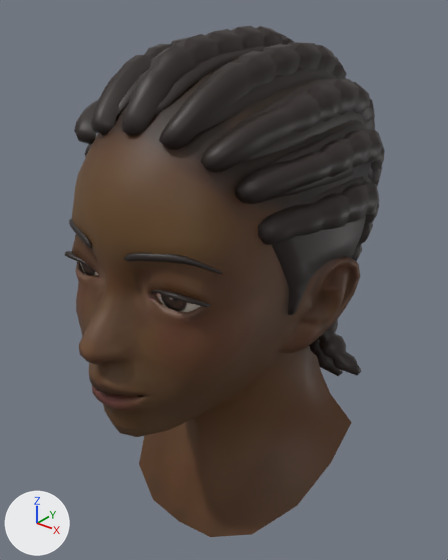
The FBX model ClassRoomVR/Assets/Resources/Students/Ninho/Student/Ropa&Cuerpo/AfroGirlHead.fbx, before and after one commit.
The view is the same before and after, from a camera (50 mm lens) standing at (0.209, -0.258, 1.513) and looking at (-0.001, 0.005, 1.35). The axes (+X, +Y, +Z) are drawn at lower left. The lights are the same throughout. The first picture is the older version. Where no turn or scale is listed for an object, it has been applied to the vertices.

Objects in the first picture: 'SK_NinhoAfro.001', 'huitugou_5036_193'.
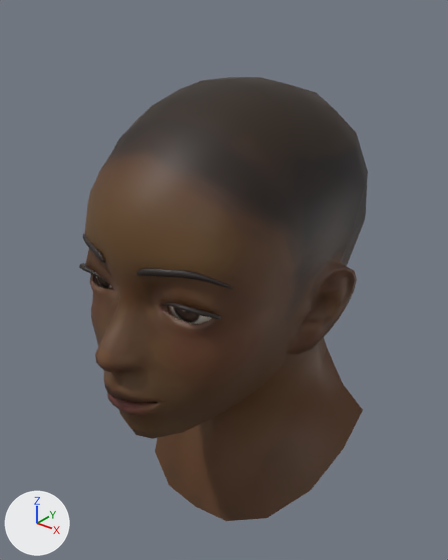
Boxes [x1, y1, x2, y2] around the edits, measured in the pictures (448 x 560 px; the box of a moved part takes in the faces that stretch with it):
```json
{"object": "SK_NinhoAfro.001", "change": "reshaped, moved", "before": [64, 55, 371, 537], "after": [79, 77, 368, 521], "on screen": "8% shorter"}
{"object": "huitugou_5036_193", "change": "deleted", "before": [74, 26, 385, 376], "on screen": "black"}
{"part": 1, "of": "me_mesh_024", "change": "moved or reshaped", "before": [124, 253, 224, 274], "after": [137, 268, 234, 289]}
{"part": 2, "of": "me_mesh_024", "change": "moved or reshaped", "before": [69, 218, 92, 248], "after": [83, 233, 105, 263]}
{"part": 3, "of": "me_mesh_024", "change": "moved or reshaped", "before": [151, 289, 210, 307], "after": [162, 302, 221, 319]}
{"part": 4, "of": "me_mesh_024", "change": "moved or reshaped", "before": [64, 251, 96, 272], "after": [79, 263, 110, 285]}
{"part": 5, "of": "me_mesh_024", "change": "moved or reshaped", "before": [80, 263, 98, 276], "after": [96, 277, 112, 288], "on screen": "mostly hidden"}
{"part": 6, "of": "me_mesh_024", "change": "moved or reshaped", "before": [156, 293, 200, 312], "after": [167, 306, 212, 324]}
{"part": 7, "of": "me_mesh_024", "change": "moved or reshaped", "before": [72, 55, 371, 537], "after": [85, 77, 368, 521]}
```

Scene script edits in JSON lines:
```json
{"block": "me_mesh_024", "where": "# used by ob_sk_ninhoafro_001; location = (0.0, -0.0509, 1.3431)"}
{"op": "remove", "block": "me_mesh_024", "code": "me_mesh_024.from_pydata(...)  # 3411 vertices, 3108 faces; spans x -0.074..0.074, y -0.053..0.147, z -0.15..0.138"}
{"op": "add", "block": "me_mesh_024", "code": "me_mesh_024.from_pydata(...)  # 3411 vertices, 3108 faces; spans x -0.072..0.072, y -0.095..0.101, z 1.194..1.465"}
{"block": "me_mesh_024", "change": "me_mesh_024 part 1: the loose piece of 74 vertices spanning x 0.011..0.05, y -0.034..-0.009, z 0.05..0.061 is moved by (0.0, -0.044, 1.333)"}
{"block": "me_mesh_024", "change": "me_mesh_024 part 2: the loose piece of 74 vertices spanning x -0.05..-0.011, y -0.034..-0.009, z 0.05..0.061 is moved by (0.0, -0.044, 1.333)"}
{"block": "me_mesh_024", "change": "me_mesh_024 part 3: the loose piece of 78 vertices spanning x 0.019..0.047, y -0.03..-0.015, z 0.035..0.044 is moved by (0.0, -0.043, 1.333)"}
{"block": "me_mesh_024", "change": "me_mesh_024 part 4: the loose piece of 78 vertices spanning x -0.047..-0.018, y -0.03..-0.015, z 0.035..0.044 is moved by (0.0, -0.043, 1.333)"}
{"block": "me_mesh_024", "change": "me_mesh_024 part 5: the loose piece of 161 vertices spanning x -0.05..-0.005, y -0.023..0.004, z 0.014..0.059 is multiplied about its middle by the matrix ((0.987, 0.005, -0.002), (-0.005, 0.987, -0.027), (0.002, 0.027, 0.987)), then moved by (0.0, -0.042, 1.333)"}
{"block": "me_mesh_024", "change": "me_mesh_024 part 6: the loose piece of 161 vertices spanning x 0.005..0.05, y -0.023..0.004, z 0.014..0.059 is multiplied about its middle by the matrix ((0.987, -0.005, 0.002), (0.005, 0.987, -0.027), (-0.002, 0.027, 0.987)), then moved by (0.0, -0.042, 1.333)"}
{"block": "me_mesh_024", "change": "me_mesh_024 part 7: 1817 of 3411 vertices moved; they spanned x -0.074..0.074, y -0.053..0.147, z -0.15..0.138 and now span x -0.072..0.072, y -0.095..0.101, z 1.194..1.465; mean shift (0.0, -0.042, 1.335); largest move (0.0, 0.057, -0.075) -> (0.0, 0.021, 1.269)"}
{"block": "me_mesh_024", "change": "other edits to the shape of me_mesh_024 do not show in these pictures"}
{"op": "set", "path": "ob_sk_ninhoafro_001.location", "old": "(0.0, -0.0509, 1.3431)", "new": "(0.0, 0.0, 0.0)"}
{"op": "remove", "block": "ob_huitugou_5036_193", "code": ["ob_huitugou_5036_193 = bpy.data.objects.new('huitugou_5036_193', me_mesh_192)", "ob_huitugou_5036_193.location = (0.0, 0.0156, 1.3193)"]}
```
